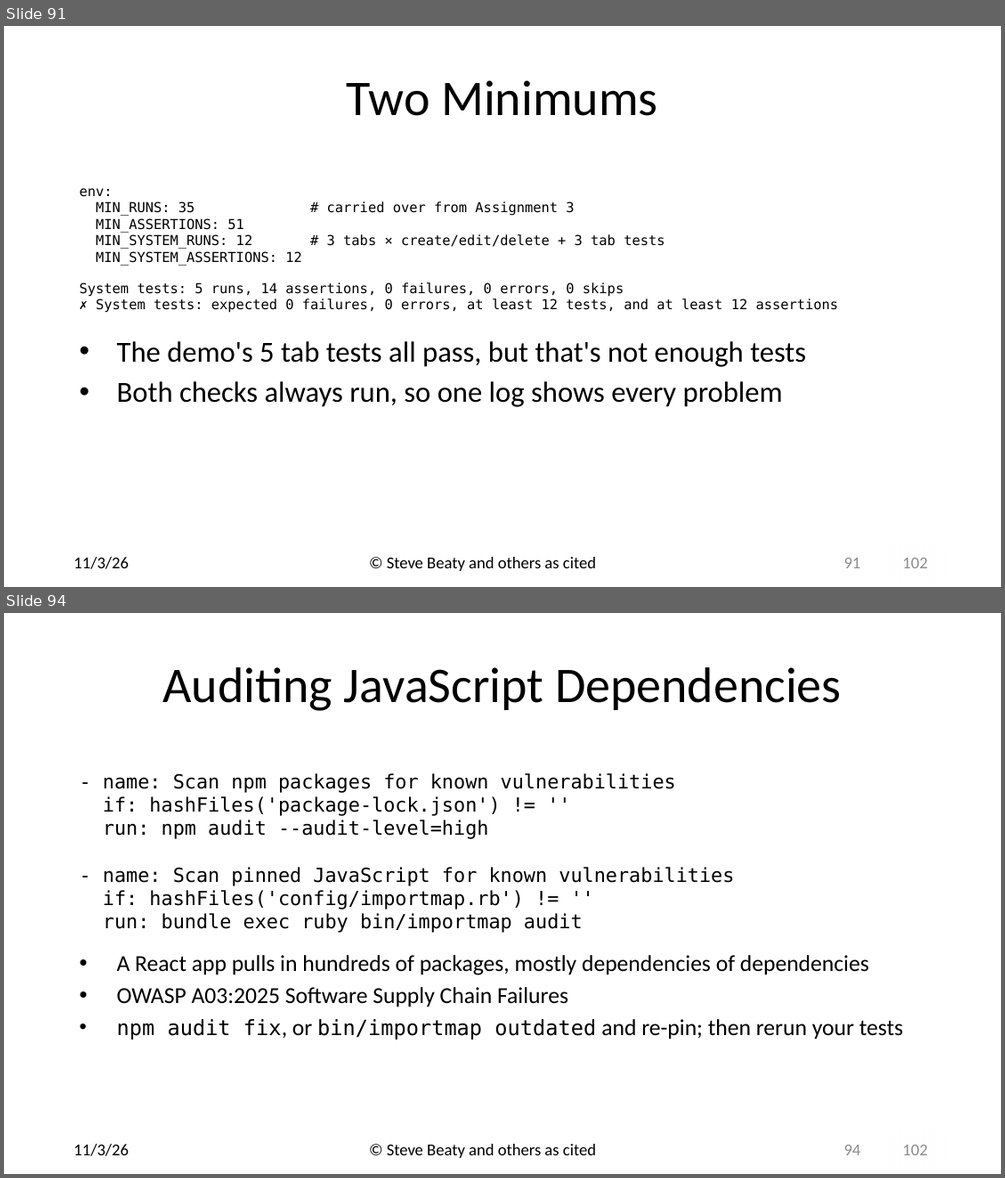
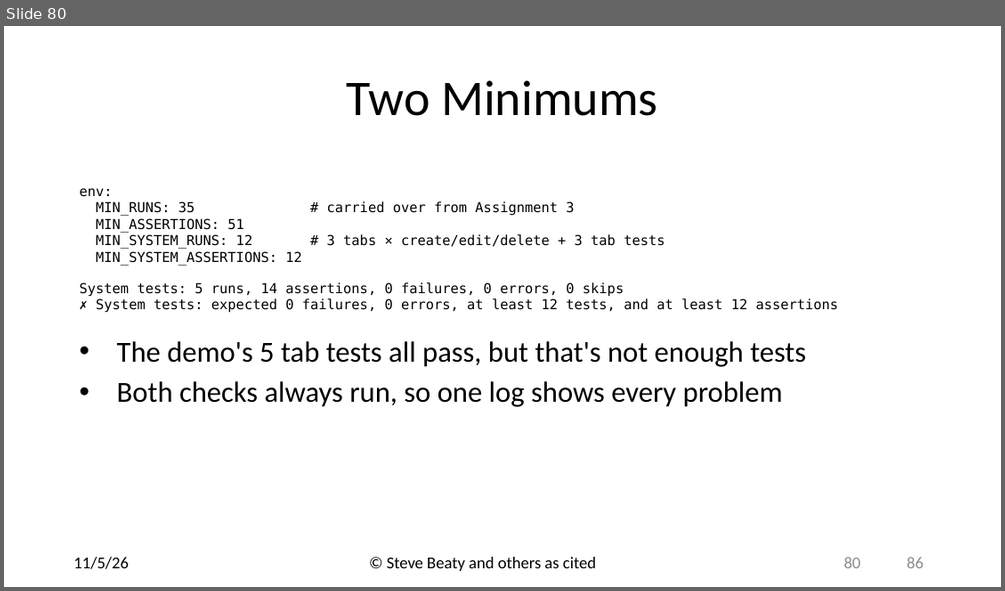
Before and after one commit to drb80/WebAppDev, a slide deck: Slides/Selenium and Capybara.pptx. Shown one above the other, each under a label of ours: slides 91 and 94 before the commit, slide 80 after it; the slides between them are not shown. The pictures are 1005x1178 and 1005x591 pixels, drawn with LibreOffice and Linux fonts; fonts in the diff are those of the drawing; background and template pictures are left out. Boxes give left, top, right and bottom in pixels: in the first picture for what was removed or moved away, otherwise in the second. Text is boxed around its words. In the diff, an @@ line names an element or a change of style, - is before the commit and + after.

```diff
--- a/Slides/Selenium and Capybara.pptx
+++ b/Slides/Selenium and Capybara.pptx
@@ slide 94 removed at (x1=4, y1=613, x2=1001, y2=1174), background picture (left out); not listed: 1 template element that a slide beside it also shows @@
@@ title removed at (x1=162, y1=667, x2=841, y2=711) @@
-Auditing JavaScript Dependencies
@@ text removed at (x1=103, y1=773, x2=903, y2=1039) @@
-- name: Scan npm packages for known vulnerabilities
-if: hashFiles('package-lock.json') != ''
-run: npm audit --audit-level=high
-- name: Scan pinned JavaScript for known vulnerabilities
-if: hashFiles('config/importmap.rb') != ''
-run: bundle exec ruby bin/importmap audit
-• A React app pulls in hundreds of packages, mostly dependencies of dependencies
-• OWASP A03:2025 Software Supply Chain Failures
-• npm audit fix, or bin/importmap outdated and re-pin; then rerun your tests
@@ text removed at (x1=73, y1=1143, x2=129, y2=1156) @@
-11/3/26
@@ text removed at (x1=387, y1=1143, x2=596, y2=1158) @@
-© Steve Beaty and others as cited
@@ page number removed at (x1=844, y1=1144, x2=861, y2=1155) @@
-94
@@ what was slide 91 is now slide 80 @@
@@ slide 80 changed as well @@
@@ text at (x1=73, y1=556, x2=129, y2=569): text changed @@
-11/3/26
+11/5/26
@@ page number at (x1=844, y1=556, x2=861, y2=568): text changed @@
-91
+80
@@ text at (x1=906, y1=556, x2=923, y2=568): text changed @@
-102
+86
```
Also in this commit, not shown: 84 other slides changed, 1 slide added, 16 other slides removed, 1 other file.
